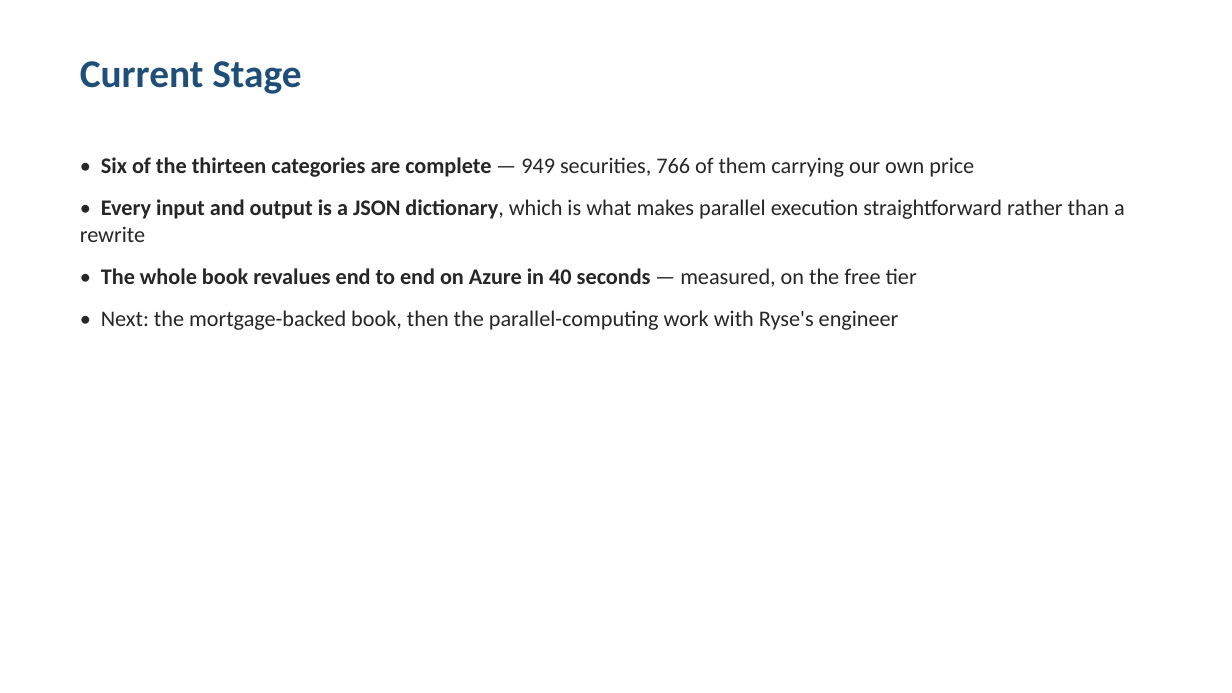
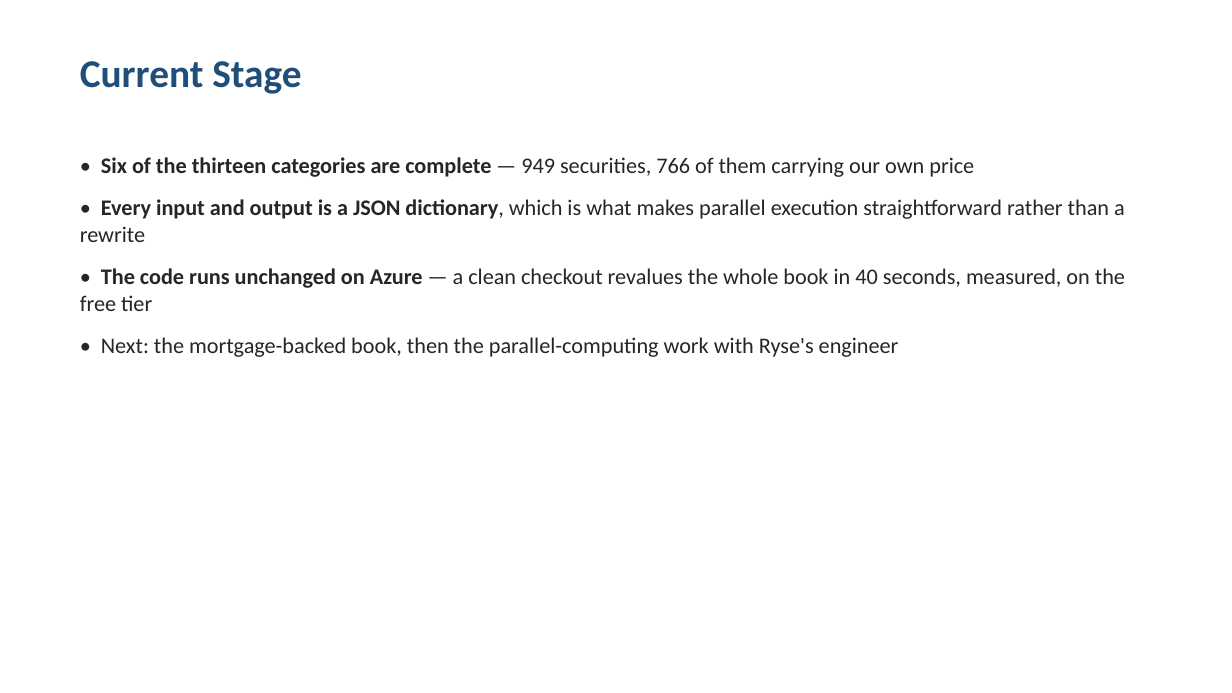
Before and after one commit to charlieee0712/fixed_income_pricing, a slide deck: slide 4 of docs/Ryse Presentation v3.pptx. Drawn at 1232x693 pixels with LibreOffice and Linux fonts; fonts in the diff are those of the drawing. Boxes give left, top, right and bottom in pixels: in the first picture for what was removed or moved away, otherwise in the second. Text is boxed around its words. In the diff, an @@ line names an element or a change of style, - is before the commit and + after.

```diff
--- a/docs/Ryse Presentation v3.pptx
+++ b/docs/Ryse Presentation v3.pptx
@@ text at bbox=[80, 268, 1125, 311]: text changed; bold off @@
-• The whole book revalues end to end on Azure in 40 seconds — measured, on the free tier
+• The code runs unchanged on Azure — a clean checkout revalues the whole book in 40 seconds, measured, on the free tier
```
Also in this commit, not shown: 1 other slide changed, 1 other file.
